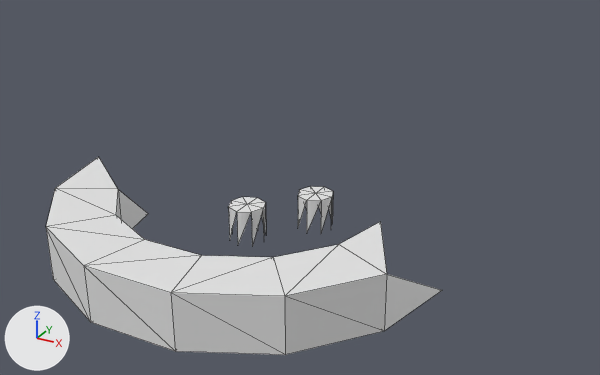
What one commit did to the OBJ model models/areas/hardcaves/rock_0_-2.obj.
Rendered twice from a camera (50 mm lens) standing at (22.2, -11.1, 18.5) and looking at (3.0, 23.7, 1.0). The axes (+X, +Y, +Z) are drawn at lower left. The lights are the same throughout. The older version comes first. Mesh edges are drawn as thin lines. Where no turn or scale is listed for an object, it has been applied to the vertices. Vertices at exactly the same position are counted once.

Script lines for the objects in view, before the commit:
```python
me_rock_0__2 = bpy.data.meshes.new('rock_0_-2')
me_rock_0__2.from_pydata(...)  # 62 vertices, 80 faces; spans x -11.0..11.0, y 13.3..26.5, z -3.0..0.0
ob_rock_0__2 = bpy.data.objects.new('rock_0_-2', me_rock_0__2)
ob_rock_0__2.location = (0.0, 0.0, 0.0)
```
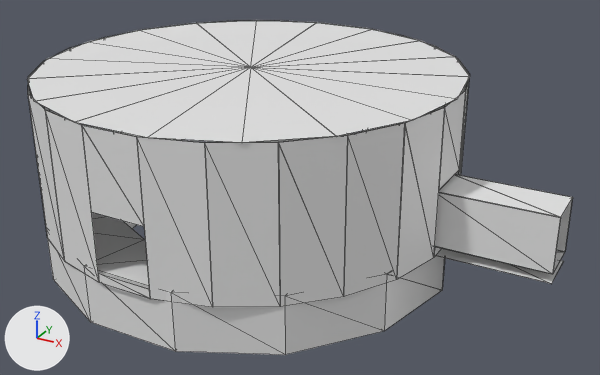
Edits to the scene script, one JSON object a line:
```json
{"block": "me_rock_0__2", "where": "# used by ob_rock_0__2; location = (0.0, 0.0, 0.0)"}
{"op": "remove", "block": "me_rock_0__2", "code": "me_rock_0__2.from_pydata(...)  # 62 vertices, 80 faces; spans x -11.0..11.0, y 13.3..26.5, z -3.0..0.0"}
{"op": "add", "block": "me_rock_0__2", "code": "me_rock_0__2.from_pydata(...)  # 428 vertices, 328 faces; spans x -11.0..16.4, y 13.1..34.9, z -3.0..7.0"}
{"block": "me_rock_0__2", "change": "me_rock_0__2 part 1: 366 vertices added at x -11.0..16.4, y 13.1..34.9, z -3.0..7.0"}
```

Location of each change, (x1, y1, x2, y2) in pixels of the pictures (600 x 375 px):
```json
{"object": "rock_0_-2", "change": "reshaped", "before": [46, 157, 442, 355], "after": [27, 20, 573, 355], "on screen": "38% wider, 69% taller"}
{"part": 1, "of": "me_rock_0__2", "change": "added", "after": [27, 20, 573, 307]}
```
